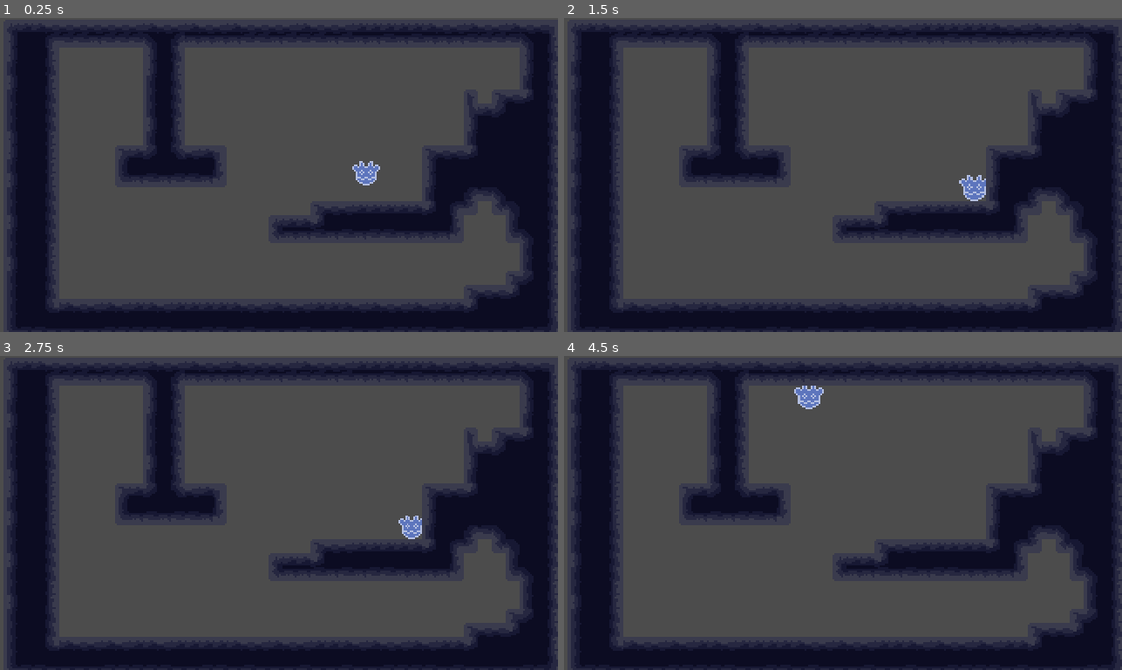
Above: before the commit, frames 1-4 (two rows, left to right).
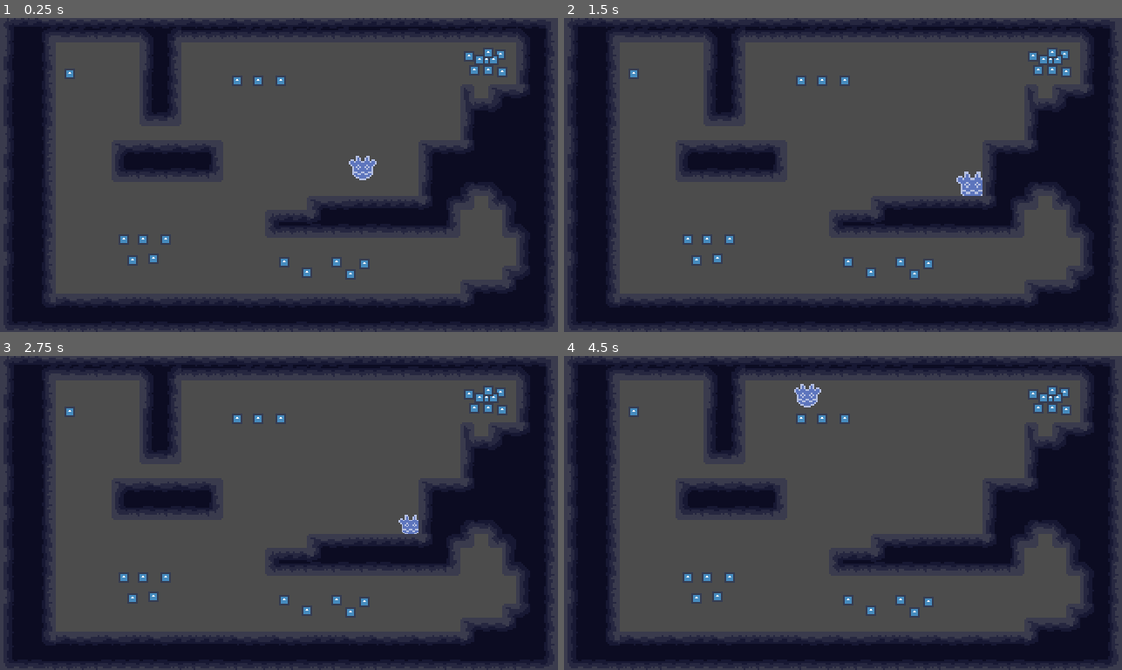
Above: after the commit, the same moments.

Repository: tygutowski/jointjam22
Game: Godot game, scene res://Levels/Level1/Level1.tscn
The game is run twice, just before and just after one commit, with the same random seed, the same clock (stepped at 60 frames per second) and the same inputs. The engine's default icon, where the game draws it, is replaced by a stand-in: a white triangle on a blue panel in a dark square.
Inputs:
- Up to frame 1 (0.25 s): no input
- Up to frame 2 (1.5 s): tap Enter at 0.5 s; hold D (right) 0.53-1.28 s; tap G (G) at 0.6 s; tap H (H) at 0.8, 1.35 s; tap Space at 1.25 s; hold S (down) from 1.28 s (still down)
- Up to frame 3 (2.75 s): tap G (G) at 1.55, 2.1 s; tap Enter at 2 s; release S (down) at 2.03 s; hold D (right) from 2.03 s (still down); tap H (H) at 2.3 s
- Up to frame 4 (4.5 s): tap Space at 2.75 s; release D (right) at 2.78 s; hold W (up) 2.78-3.53 s; tap H (H) at 2.85, 3.8, 4.35 s; tap G (G) at 3.05, 3.6 s; hold A (left) from 3.53 s (still down)

The runs differ from the first frame. In frame 1, 7.1% of the frame differs, in the area x 1-100%, y 0-100%; in frame 2, 7.1%; in frame 3, 7.0%; in frame 4, 7.1%.

Commit message:
Add files via upload

Diff:
--- /dev/null
+++ b/Levels/Level1/CameraFollow.gd
@@ -0,0 +1,10 @@
+extends Camera2D
+
+onready var player = get_node("../Player")
+
+func _ready():
+	current = true
+
+func _process(_delta):
+	pass
+	#global_position = player.global_position
--- a/Levels/Level1/Level1.tscn
+++ b/Levels/Level1/Level1.tscn
@@ -1,7 +1,10 @@
-[gd_scene load_steps=100 format=2]
+[gd_scene load_steps=103 format=2]
 
 [ext_resource path="res://Player/Player.tscn" type="PackedScene" id=1]
 [ext_resource path="res://tilemap.png" type="Texture" id=2]
+[ext_resource path="res://Pickup.tscn" type="PackedScene" id=3]
+[ext_resource path="res://Levels/Level1/CameraFollow.gd" type="Script" id=4]
+[ext_resource path="res://NoiseRadius.tscn" type="PackedScene" id=5]
 
 [sub_resource type="ConvexPolygonShape2D" id=2]
 points = PoolVector2Array( 0, 0, 8, 0, 8, 8, 0, 8 )
@@ -893,17 +896,117 @@
 } ]
 0/z_index = 0
 
-[node name="Level1" type="Node"]
+[node name="Level1" type="Node2D"]
 
 [node name="Camera2D" type="Camera2D" parent="."]
-position = Vector2( -50, 1 )
+position = Vector2( -48, 4 )
 current = true
 zoom = Vector2( 0.5, 0.5 )
-
-[node name="KinematicBody2D" parent="." instance=ExtResource( 1 )]
+process_mode = 0
+script = ExtResource( 4 )
+
+[node name="Player" parent="." instance=ExtResource( 1 )]
+
+[node name="NoiseRadius" parent="." instance=ExtResource( 5 )]
 
 [node name="TileMap" type="TileMap" parent="."]
 tile_set = SubResource( 1 )
 cell_size = Vector2( 8, 8 )
 format = 1
-tile_data = PoolIntArray( -655386, 0, 262152, -655385, 0, 10 …(2684 unchanged characters)… 131081, -196631, 0, 393227, -196624, 0, 327688, -196623, 0, 393225, -196622, 0, 131083, -262137, 0, 327688, -262136, 0, 131081, -262135, 0, 393225, -262134, 0, 393225, -262133, 0, 131081, -262132, 0, 131081, -262131, 0, 393227, -131098, 0, 327688, -131097, 0, 393225, -131096, 0, 393225, -131095, 0, 131083, -131088, 0, 65544, -131087, 0, 131081, -131086, 0, 393227, -196601, 0, 65544, -196600, 0, 131081, -196599, 0, 131081, -196598, 0, 131081, -196597, 0, 131081, -196596, 0, 131081, -196595, 0, 393227, -65562, 0, 327688, -65561, 0, 393225, -65560, 0, 131081, -65559, 0, 131083, -65554, 0, 8, -65553, 0, 10, -65552, 0, 65541, -65551, 0, 131081, -65550, 0, 65542, -65549, 0, 262154, -65548, 0, 10, -655 …(5224 unchanged characters)…
+tile_data = PoolIntArray( -655386, 0, 262152, -655385, 0, 10 …(2684 unchanged characters)… 131081, -196631, 0, 393227, -196624, 0, 458760, -196623, 0, 458761, -196622, 0, 196619, -262137, 0, 327688, -262136, 0, 131081, -262135, 0, 393225, -262134, 0, 393225, -262133, 0, 131081, -262132, 0, 131081, -262131, 0, 393227, -131098, 0, 327688, -131097, 0, 393225, -131096, 0, 393225, -131095, 0, 131083, -196601, 0, 65544, -196600, 0, 131081, -196599, 0, 131081, -196598, 0, 131081, -196597, 0, 131081, -196596, 0, 131081, -196595, 0, 393227, -65562, 0, 327688, -65561, 0, 393225, -65560, 0, 131081, -65559, 0, 131083, -65554, 0, 8, -65553, 0, 262154, -65552, 0, 10, -65551, 0, 262154, -65550, 0, 10, -65549, 0, 262154, -65548, 0, 10, -655 …(5224 unchanged characters)…
+
+[node name="Pickup" parent="TileMap" instance=ExtResource( 3 )]
+position = Vector2( -168, -54 )
+type = "Large"
+
+[node name="Pickup2" parent="TileMap" instance=ExtResource( 3 )]
+position = Vector2( -137, 41 )
+type = "Small"
+
+[node name="Pickup6" parent="TileMap" instance=ExtResource( 3 )]
+position = Vector2( -126, 41 )
+type = "Small"
+
+[node name="Pickup7" parent="TileMap" instance=ExtResource( 3 )]
+position = Vector2( -113, 41 )
+type = "Small"
+
+[node name="Pickup8" parent="TileMap" instance=ExtResource( 3 )]
+position = Vector2( -120, 52 )
+type = "Small"
+
+[node name="Pickup9" parent="TileMap" instance=ExtResource( 3 )]
+position = Vector2( -132, 53 )
+type = "Small"
+
+[node name="Pickup3" parent="TileMap" instance=ExtResource( 3 )]
+position = Vector2( -72, -50 )
+type = "Quiet"
+
+[node name="Pickup4" parent="TileMap" instance=ExtResource( 3 )]
+position = Vector2( -60, -50 )
+type = "Quiet"
+
+[node name="Pickup5" parent="TileMap" instance=ExtResource( 3 )]
+position = Vector2( -47, -50 )
+type = "Quiet"
+
+[node name="Pickup10" parent="TileMap" instance=ExtResource( 3 )]
+position = Vector2( -45, 54 )
+type = "Fast"
+
+[node name="Pickup11" parent="TileMap" instance=ExtResource( 3 )]
+position = Vector2( -32, 60 )
+type = "Fast"
+
+[node name="Pickup12" parent="TileMap" instance=ExtResource( 3 )]
+position = Vector2( -15, 54 )
+type = "Fast"
+
+[node name="Pickup13" parent="TileMap" instance=ExtResource( 3 )]
+position = Vector2( -7, 61 )
+type = "Fast"
+
+[node name="Pickup14" parent="TileMap" instance=ExtResource( 3 )]
+position = Vector2( 1, 55 )
+type = "Fast"
+
+[node name="Pickup15" parent="TileMap" instance=ExtResource( 3 )]
+position = Vector2( 79, -65 )
+type = "Slow"
+
+[node name="Pickup16" parent="TileMap" instance=ExtResource( 3 )]
+position = Vector2( 71, -62 )
+type = "Slow"
+
+[node name="Pickup17" parent="TileMap" instance=ExtResource( 3 )]
+position = Vector2( 61, -64 )
+type = "Slow"
+
+[node name="Pickup18" parent="TileMap" instance=ExtResource( 3 )]
+position = Vector2( 64, -56 )
+type = "Slow"
+
+[node name="Pickup19" parent="TileMap" instance=ExtResource( 3 )]
+position = Vector2( 72, -56 )
+type = "Slow"
+
+[node name="Pickup20" parent="TileMap" instance=ExtResource( 3 )]
+position = Vector2( 80, -55 )
+type = "Slow"
+
+[node name="Pickup21" parent="TileMap" instance=ExtResource( 3 )]
+position = Vector2( 75, -62 )
+type = "Slow"
+
+[node name="Pickup22" parent="TileMap" instance=ExtResource( 3 )]
+position = Vector2( 72, -66 )
+type = "Slow"
+
+[node name="Pickup23" parent="TileMap" instance=ExtResource( 3 )]
+position = Vector2( 67, -62 )
+type = "Slow"
+
+[node name="Pickup24" parent="TileMap" instance=ExtResource( 3 )]
+position = Vector2( 67, -62 )
+type = "Slow"
--- /dev/null
+++ b/NoiseRadius.gd
@@ -0,0 +1,13 @@
+extends Area2D
+
+onready var player = get_node("../Player")
+onready var collider = get_node("CollisionShape2D")
+
+func _ready():
+	collider.shape.radius = 50
+
+func _process(_delta):
+	global_position = player.global_position
+
+func scale_size(value):
+	collider.shape.radius *= value
--- /dev/null
+++ b/NoiseRadius.tscn
@@ -0,0 +1,11 @@
+[gd_scene load_steps=3 format=2]
+
+[ext_resource path="res://NoiseRadius.gd" type="Script" id=1]
+
+[sub_resource type="CircleShape2D" id=1]
+
+[node name="NoiseRadius" type="Area2D"]
+script = ExtResource( 1 )
+
+[node name="CollisionShape2D" type="CollisionShape2D" parent="."]
+shape = SubResource( 1 )
--- /dev/null
+++ b/Pickup.gd
@@ -0,0 +1,25 @@
+extends Node2D
+
+export(String, "None", "Large", "Small", "Loud", "Quiet", "Slow", "Fast") var type
+
+onready var noise_indicator = get_node("/root/Level1/NoiseRadius")
+
+func body_entered(body):
+	if body.name == "Player":
+		empower_player(body)
+		queue_free()
+
+func empower_player(body):
+	match type:
+		"Large":
+			body.scale_player(1.2)
+		"Small":
+			body.scale_player(0.8)
+		"Loud":
+			noise_indicator.scale_size(1.2)
+		"Quiet":
+			noise_indicator.scale_size(0.8)
+		"Slow":
+			body.scale_speed(0.8)
+		"Fast":
+			body.scale_speed(1.2)
--- /dev/null
+++ b/Pickup.tscn
@@ -0,0 +1,22 @@
+[gd_scene load_steps=4 format=2]
+
+[ext_resource path="res://icon.png" type="Texture" id=1]
+[ext_resource path="res://Pickup.gd" type="Script" id=2]
+
+[sub_resource type="RectangleShape2D" id=1]
+extents = Vector2( 3, 3 )
+
+[node name="Pickup" type="Node2D"]
+script = ExtResource( 2 )
+
+[node name="Sprite" type="Sprite" parent="."]
+position = Vector2( 1.78814e-07, 1.19209e-07 )
+scale = Vector2( 0.09375, 0.09375 )
+texture = ExtResource( 1 )
+
+[node name="PickupArea" type="Area2D" parent="."]
+
+[node name="CollisionShape2D" type="CollisionShape2D" parent="PickupArea"]
+shape = SubResource( 1 )
+
+[connection signal="body_entered" from="PickupArea" to="." method="body_entered"]
--- a/Player/Player.gd
+++ b/Player/Player.gd
@@ -1,8 +1,8 @@
 extends KinematicBody2D
+
 var size = 1
-var size_mod = 0.1
 var size_max = 2
-var size_min = .1
+var size_min = .5
 
 var speed = 100
 var speed_mod = 1
@@ -15,16 +15,21 @@
 func get_input():
 	velocity = Vector2.ZERO
 	if Input.is_action_just_pressed("G"):
-		size *= 0.9
-		scale = Vector2(size, size)
+		scale_player(0.8)
 	elif Input.is_action_just_pressed("H"):
-		size *= 1.1
-		scale = Vector2(size, size)
+		scale_player(1.2)
 	var horizontal = Input.get_action_strength("right") - Input.get_action_strength("left")
 	var vertical = Input.get_action_strength("down") - Input.get_action_strength("up")
 	velocity = Vector2(horizontal, vertical)
 	velocity = velocity.normalized() * speed * speed_mod
 
-func _physics_process(delta):
+func _physics_process(_delta):
 	get_input()
 	velocity = move_and_slide(velocity)
+
+func scale_player(value):
+	size = max(size * value, size_min)
+	scale = Vector2(size, size)
+
+func scale_speed(value):
+	speed_mod = speed_mod * value
--- a/Player/Player.tscn
+++ b/Player/Player.tscn
@@ -4,13 +4,12 @@
 [ext_resource path="res://Player/Player.gd" type="Script" id=2]
 
 [sub_resource type="RectangleShape2D" id=1]
-extents = Vector2( 6, 6.5 )
+extents = Vector2( 5, 5 )
 
-[node name="KinematicBody2D" type="KinematicBody2D"]
+[node name="Player" type="KinematicBody2D"]
 script = ExtResource( 2 )
 
 [node name="CollisionShape2D" type="CollisionShape2D" parent="."]
-position = Vector2( 0, 0.5 )
 shape = SubResource( 1 )
 
 [node name="Sprite" type="Sprite" parent="."]
